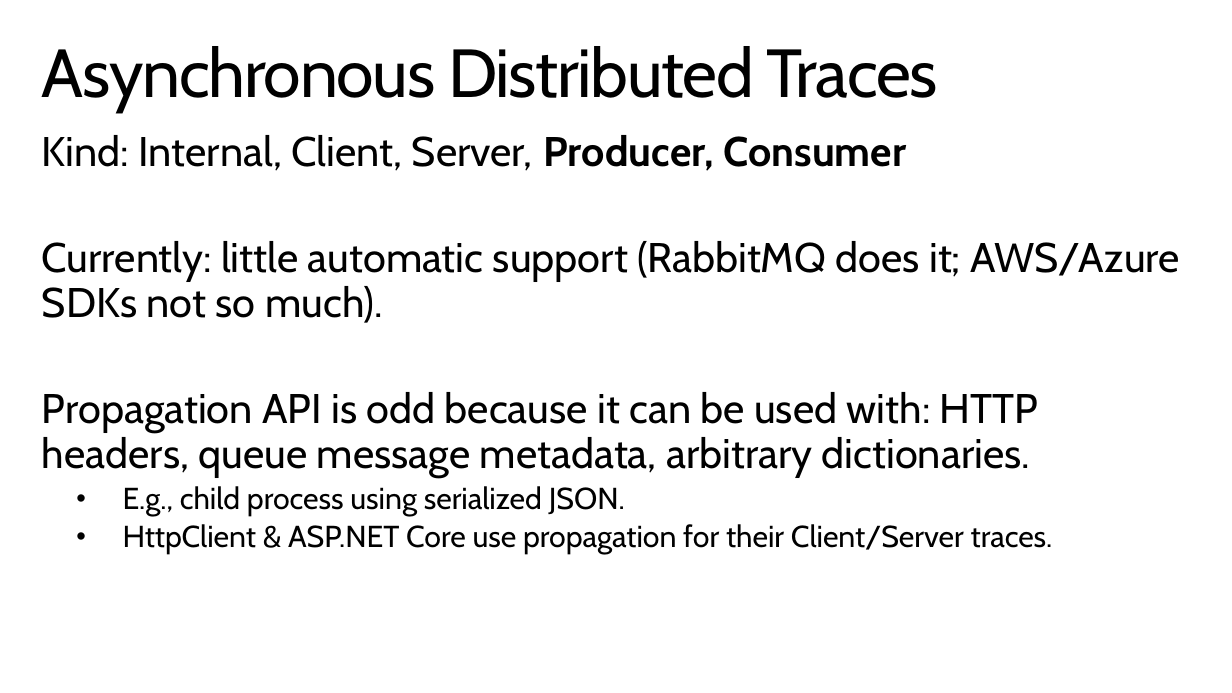
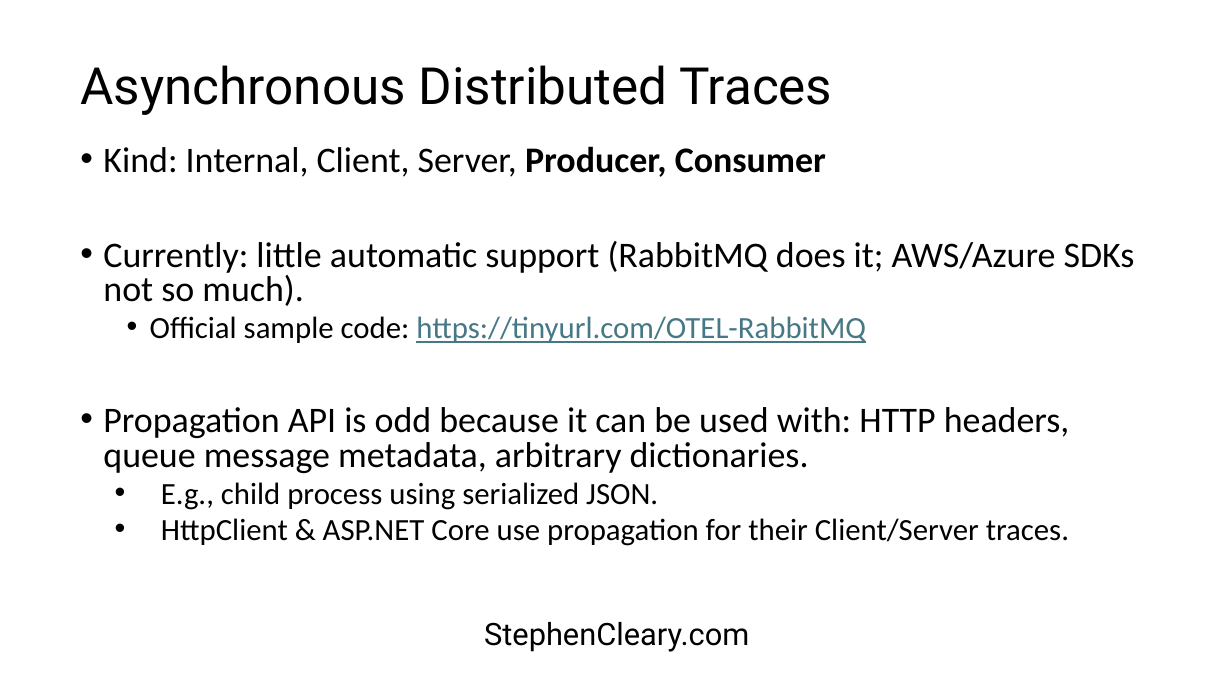
Before and after one commit to StephenCleary/Presentations, a slide deck: slide 31 of Telemetry/Logging Hero.pptx (slide 33 before the commit). Drawn at 1232x693 pixels with LibreOffice and Linux fonts; fonts in the diff are those of the drawing; background and template pictures are left out. Boxes give left, top, right and bottom in pixels: in the first picture for what was removed or moved away, otherwise in the second. Text is boxed around its words. In the diff, an @@ line names an element or a change of style, - is before the commit and + after.

```diff
--- a/Telemetry/Logging Hero.pptx
+++ b/Telemetry/Logging Hero.pptx
@@ title "Asynchronous Distributed Traces": place and size @@
-title "Asynchronous Distributed Traces" at box(42, 46, 938, 113)
+title "Asynchronous Distributed Traces" at box(80, 65, 832, 115)
@@ title "Asynchronous Distributed Traces" at box(80, 65, 832, 115): size 52.9 to 39.9 pt, font Cabin to Roboto, letter spacing -1 to 0 pt; vertical alignment top to middle @@
@@ text "Kind: Internal, Client, Server, Producer, ...": place and size @@
-text "Kind: Internal, Client, Server, Producer, ..." at box(42, 135, 1180, 555)
+text "Kind: Internal, Client, Server, Producer, ..." at box(103, 146, 1135, 546)
@@ text at box(103, 146, 1135, 546): size 32.4 to 28 pt in "Kind: Internal, Client, Server, Producer, Consumer", "Currently: little automatic support (RabbitMQ does it; ...", "Propagation API is odd because it can ..."; font Cabin to Calibri in "Kind: Internal, Client, Server, Producer, Consumer", "Currently: little automatic support (RabbitMQ does it; ...", "Propagation API is odd because it can ...", "E.g., child process using serialized JSON." and 1 more places; size 23.5 to 24 pt in "E.g., child process using serialized JSON.", "HttpClient & ASP.NET Core use propagation for ..."; bullet none to •; line spacing 0.9 to 0.8; more space between paragraphs @@
@@ text at box(150, 316, 866, 343): paragraph added @@
+  • Official sample code: https://tinyurl.com/OTEL-RabbitMQ
@@ text "StephenCleary.com": place and size @@
-text "StephenCleary.com" at box(0, 629, 1232, 693)
+text "StephenCleary.com" at box(484, 622, 749, 652)
@@ text "StephenCleary.com" at box(484, 622, 749, 652): font Cabin to Roboto, text colour #FFFFFF to #000000 @@
```
Also in this commit, not shown: 33 other slides changed, 3 slides removed, 1 other file.
